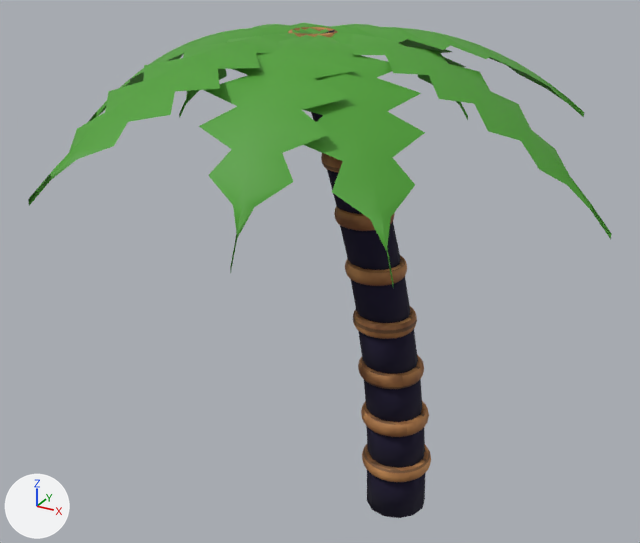
Two versions of the glTF model public/models/palm0.glb, one commit apart.
Camera for both pictures: a 50 mm lens placed at (1.66, -3.94, 3.32), pointed at (-0.53, 0.04, 1.33). The lights are fixed; the arrows at lower left show +X, +Y and +Z. The older version comes first. Vertices at exactly the same position are counted once.

Names of what the first picture shows: 'palm0'.
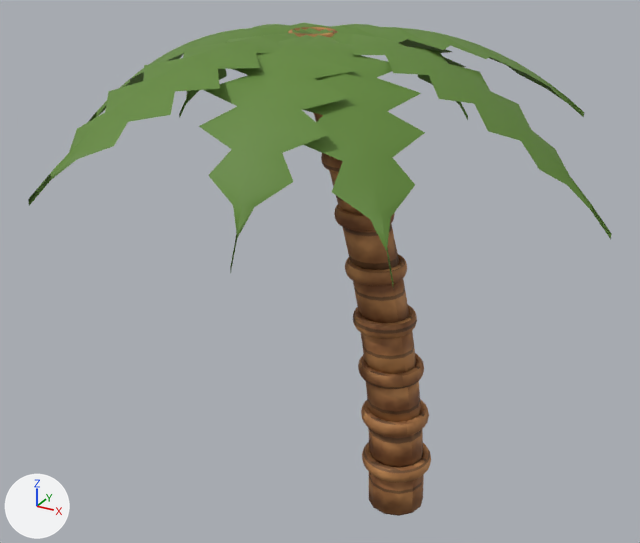
Pixel boxes [x1, y1, x2, y2] of what changed, in the pictures (640 x 543 px):
'palm0', recoloured, reshaped
    before: [28, 23, 612, 518]
    after: [28, 23, 612, 516]
part 1 of me_sphere, deleted
    before: [367, 470, 426, 518]
part 2 of me_sphere, deleted
    before: [359, 329, 418, 374]
part 3 of me_sphere, cut back
    before: [311, 30, 425, 468]

The change, as a list of edits to the scene's bpy script:
```text
Change mat_palmleaf:
    mat_palmleaf.base_color: (0.0759, 0.349, 0.0316) -> (0.122, 0.247, 0.0385)  # green #4e9f32 -> green #628837
Change me_sphere:
    used by ob_palm0; location = (-0.419, 0.0, 2.48)
    remove me_sphere.from_pydata(...)  # 4934 vertices, 9552 faces; spans x -1.47..1.4, y -1.41..1.56, z -2.49..0.17
    add me_sphere.from_pydata(...)  # 4376 vertices, 8484 faces; spans x -1.47..1.4, y -1.41..1.56, z -2.48..0.17
    me_sphere part 1: the loose piece of 24 vertices spanning x 0.24..0.59, y -0.17..0.17, z -2.49..-2.18 is deleted
    me_sphere part 2: the loose piece of 24 vertices spanning x 0.16..0.51, y -0.15..0.15, z -1.65..-1.29 is deleted
    me_sphere part 3: 4 vertices moved within x -0.2..0.14, y -0.07..0.07, z -1.07..0.1; 510 vertices removed from x -0.3..0.58, y -0.21..0.21, z -2.21..0.17
    remove me_sphere.materials.append(mat_outline)  # dark purple #140c2c
```
